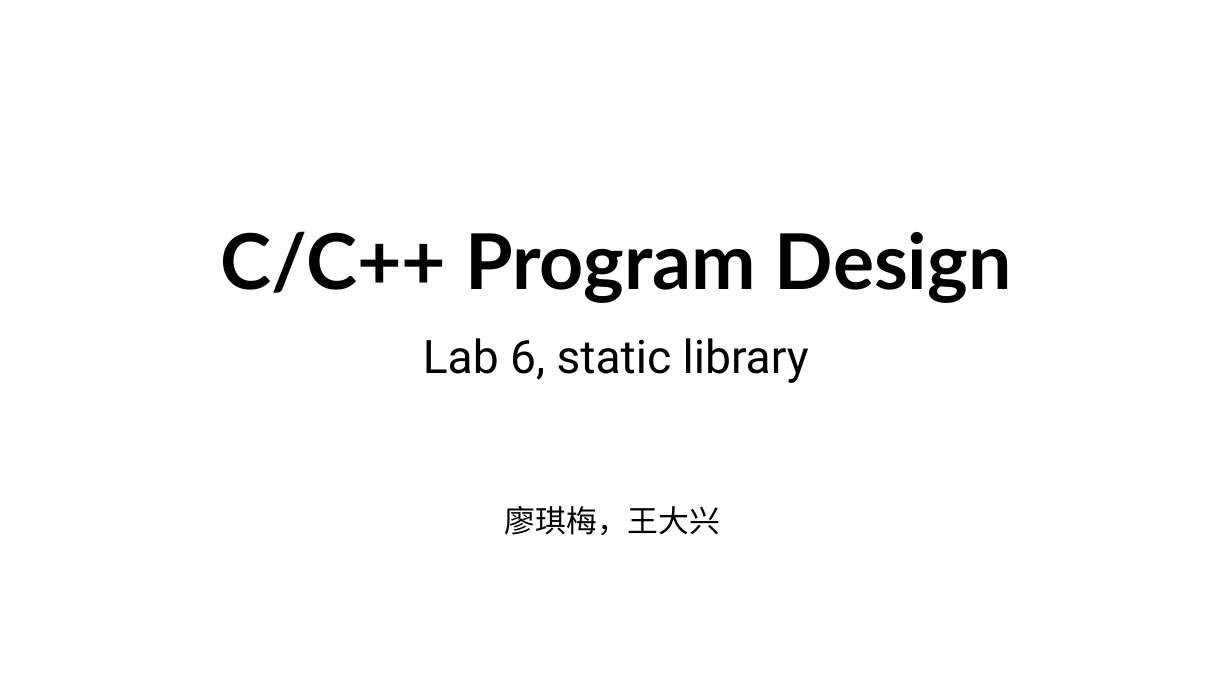
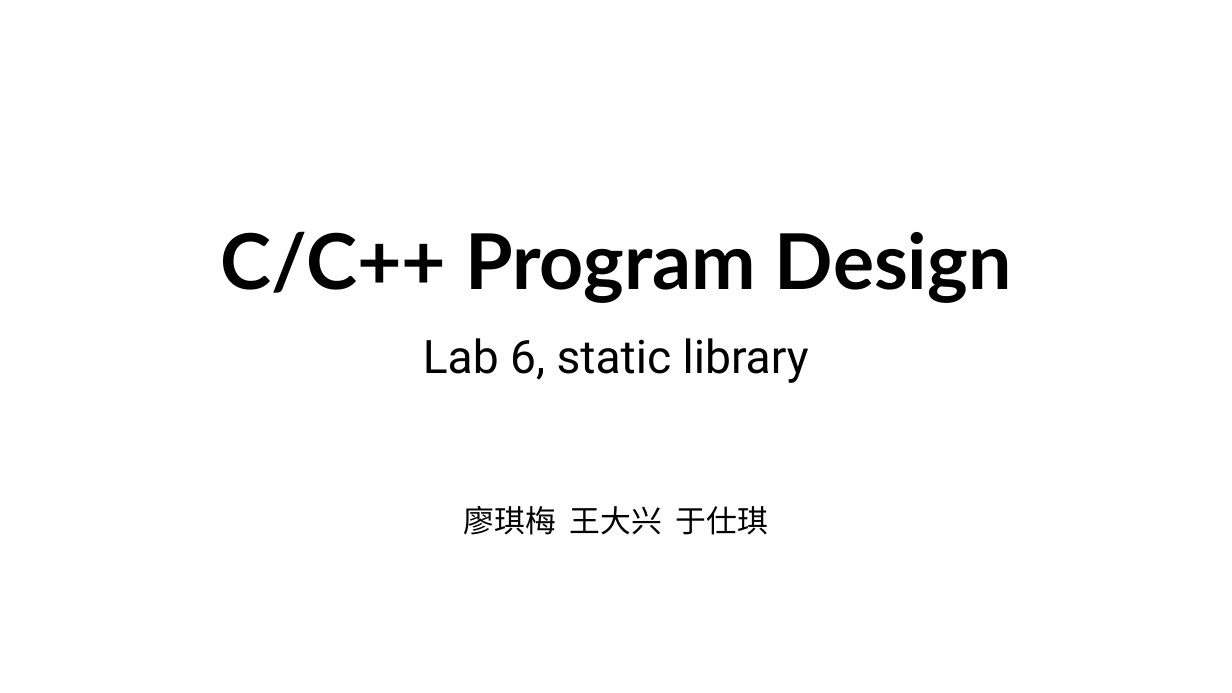
Before and after one commit to ShiqiYu/CPP, a slide deck: slide 1 of week06/Lab06.pptx. Drawn at 1232x693 pixels with LibreOffice and Linux fonts; fonts in the diff are those of the drawing; background and template pictures are left out. Boxes give left, top, right and bottom in pixels: in the first picture for what was removed or moved away, otherwise in the second. Text is boxed around its words. In the diff, an @@ line names an element or a change of style, - is before the commit and + after.

```diff
--- a/week06/Lab06.pptx
+++ b/week06/Lab06.pptx
@@ subtitle at box(464, 506, 768, 535): text changed @@
-廖琪梅，王大兴
+廖琪梅 王大兴 于仕琪
```
Also in this commit, not shown: 5 other slides changed, 9 slides added, 3 slides removed, 6 other files.
